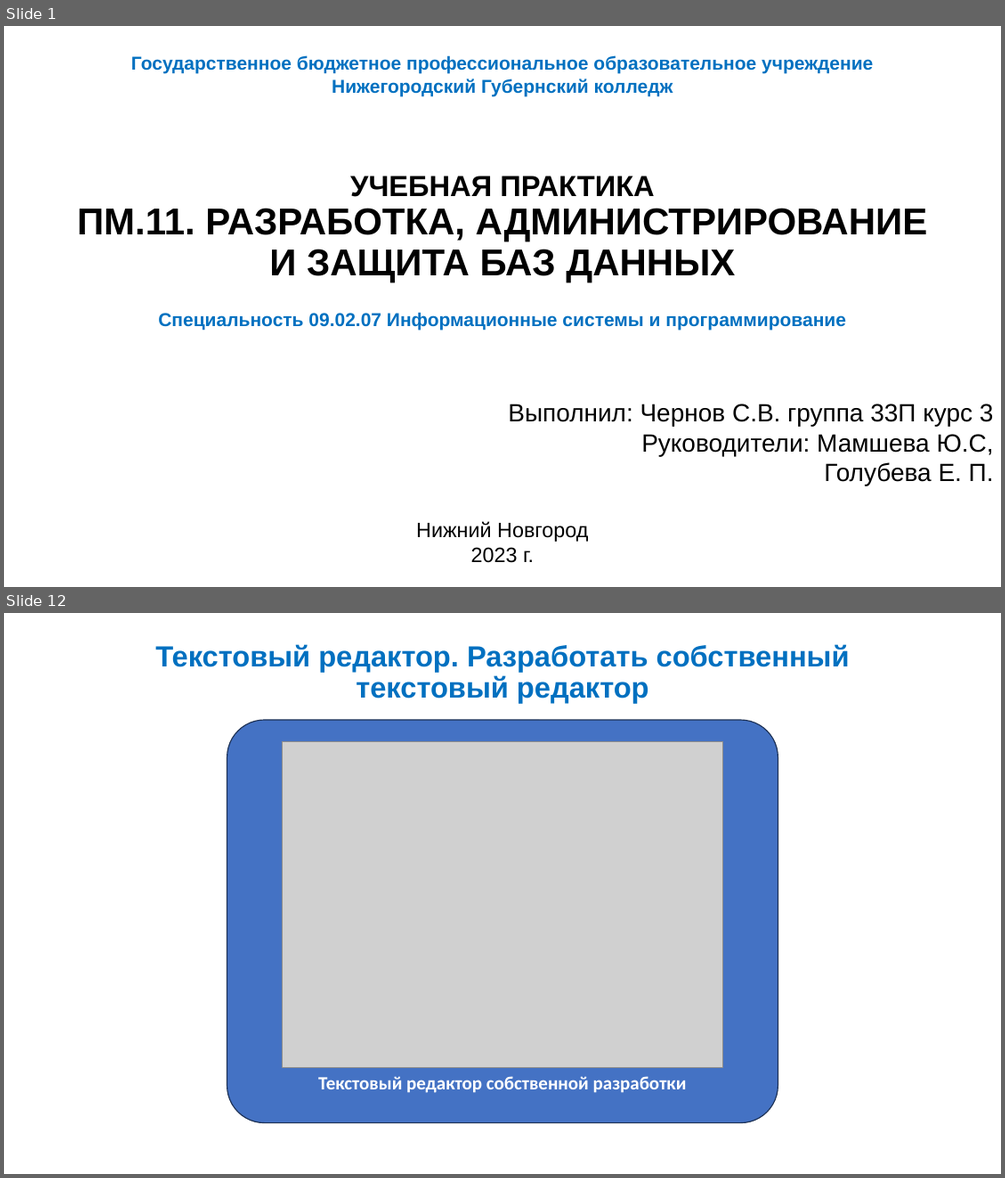
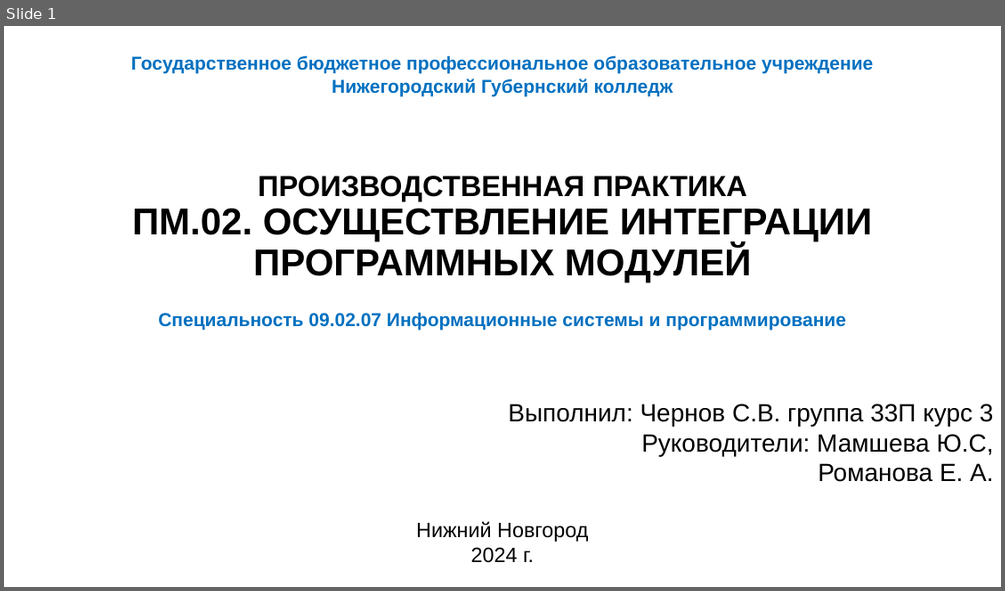
Before and after one commit to RangPinck/RequestHandler_API, a slide deck: reports/Презентация Microsoft PowerPoint.pptx. Shown one above the other, each under a label of ours: slides 1 and 12 before the commit, slide 1 after it; the slides between them are not shown. The pictures are 1005x1178 and 1005x591 pixels, drawn with LibreOffice and Linux fonts; fonts in the diff are those of the drawing; grey boxes stand for pictures. Boxes give left, top, right and bottom in pixels: in the first picture for what was removed or moved away, otherwise in the second. Text is boxed around its words. In the diff, an @@ line names an element or a change of style, - is before the commit and + after.

```diff
--- a/reports/Презентация Microsoft PowerPoint.pptx
+++ b/reports/Презентация Microsoft PowerPoint.pptx
@@ slide 12 removed at <box>4,613,1001,1174</box>, background #FFFFFF @@
@@ text removed at <box>155,644,850,703</box> @@
-Текстовый редактор. Разработать собственный
-текстовый редактор
@@ rounded rectangle removed at <box>226,720,778,1123</box> @@
@@ picture removed at <box>283,742,722,1067</box> @@
@@ text removed at <box>318,1076,687,1093</box> @@
-Текстовый редактор собственной разработки
@@ slide 1 changed as well @@
@@ text at <box>132,176,872,282</box>: text changed @@
-УЧЕБНАЯ ПРАКТИКА
-ПМ.11. РАЗРАБОТКА, АДМИНИСТРИРОВАНИЕ И ЗАЩИТА БАЗ ДАННЫХ
+ПРОИЗВОДСТВЕННАЯ ПРАКТИКА
+ПМ.02. ОСУЩЕСТВЛЕНИЕ ИНТЕГРАЦИИ ПРОГРАММНЫХ МОДУЛЕЙ
@@ text at <box>817,463,993,482</box>: text changed @@
-Голубева Е. П.
+Романова Е. А.
@@ text at <box>471,547,534,563</box>: text changed @@
-2023 г.
+2024 г.
```
Also in this commit, not shown: 20 slides added, 16 other slides removed, 5 other files.
